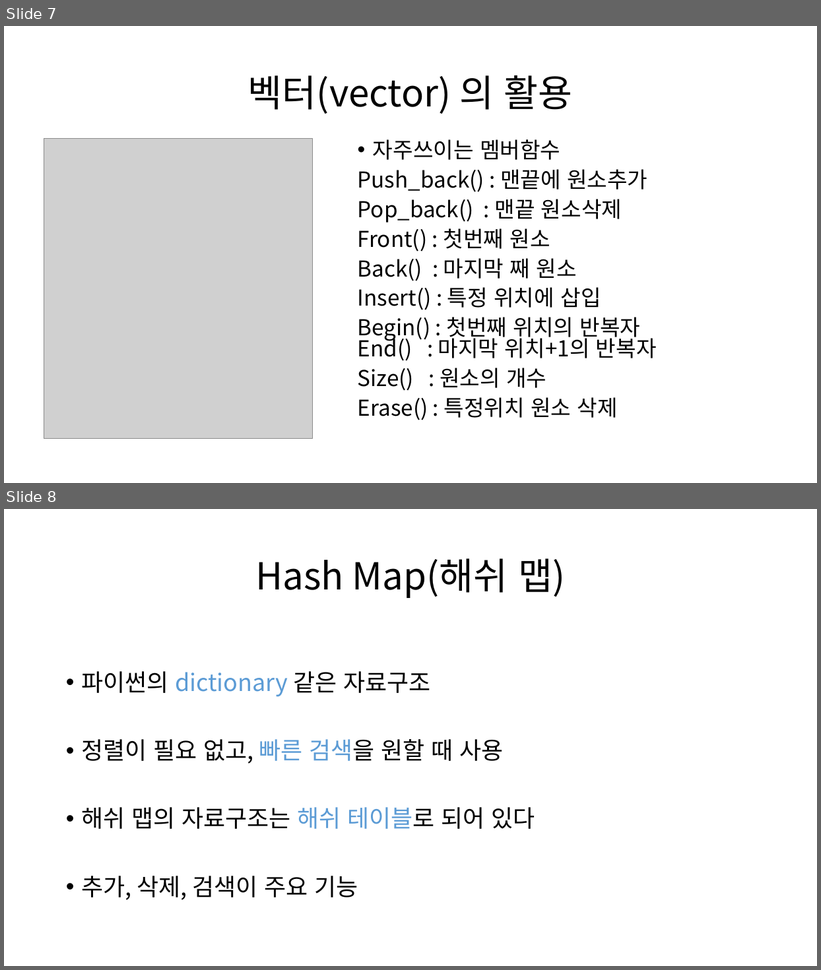
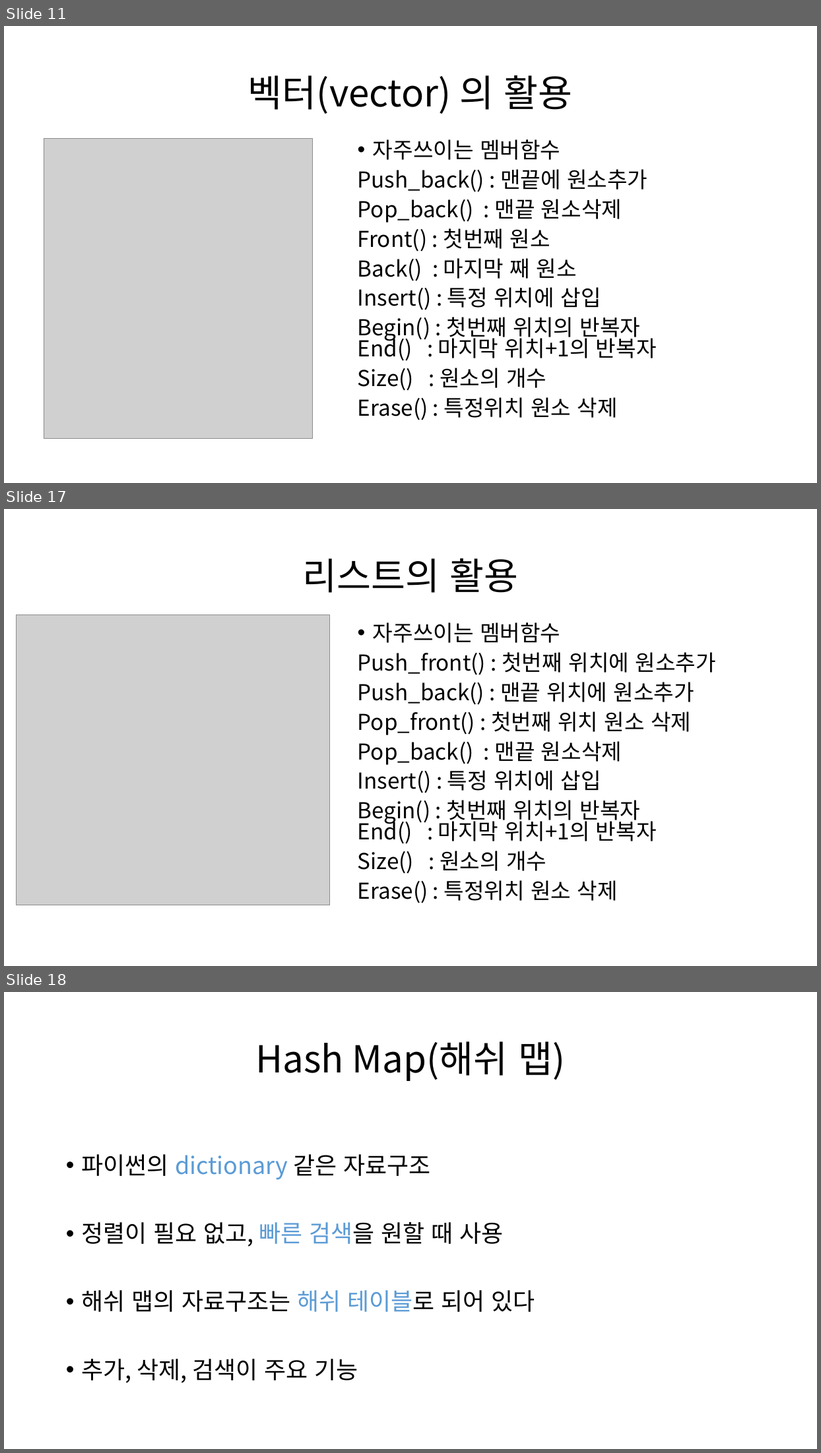
Before and after one commit to LeeInJae/meteor, a slide deck: Study/20131007_LeeInJae/STL.pptx. Shown one above the other, each under a label of ours: slides 7 and 8 before the commit, slides 11, 17 and 18 after it; the slides between them are not shown. The pictures are 821x970 and 821x1453 pixels, drawn with LibreOffice and Linux fonts; fonts in the diff are those of the drawing; grey boxes stand for pictures. Boxes give left, top, right and bottom in pixels: in the first picture for what was removed or moved away, otherwise in the second. Text is boxed around its words. In the diff, an @@ line names an element or a change of style, - is before the commit and + after.

```diff
--- a/Study/20131007_LeeInJae/STL.pptx
+++ b/Study/20131007_LeeInJae/STL.pptx
@@ slide 17 added at [4,509,817,966], background #FFFFFF @@
@@ title added at [302,559,519,593], 44 pt, text #000000 @@
+리스트의 활용
@@ picture added at [16,615,330,906] @@
@@ text added at [358,623,716,904], 25.9 pt, text #000000 @@
+• 자주쓰이는 멤버함수
+Push_front() : 첫번째 위치에 원소추가
+Push_back() : 맨끝 위치에 원소추가
+Pop_front() : 첫번째 위치 원소 삭제
+Pop_back() : 맨끝 원소삭제
+Insert() : 특정 위치에 삽입
+Begin() : 첫번째 위치의 반복자
+End() : 마지막 위치+1의 반복자
+Size() : 원소의 개수
+Erase() : 특정위치 원소 삭제
@@ what was slide 7 is now slide 11 @@
@@ what was slide 8 is now slide 18 @@
```
Also in this commit, not shown: 3 slides changed, 9 other slides added, 2 other files.
